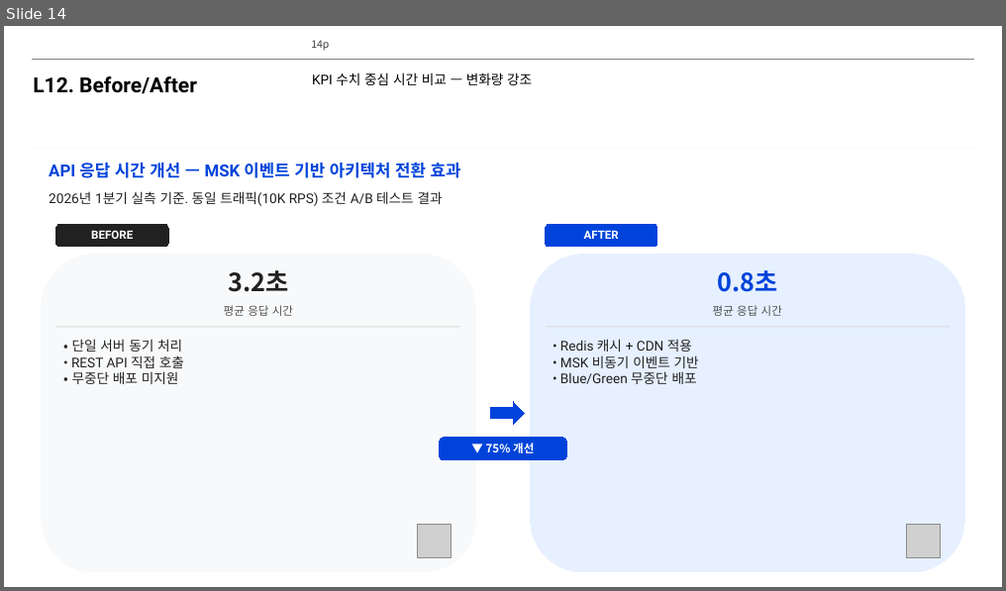
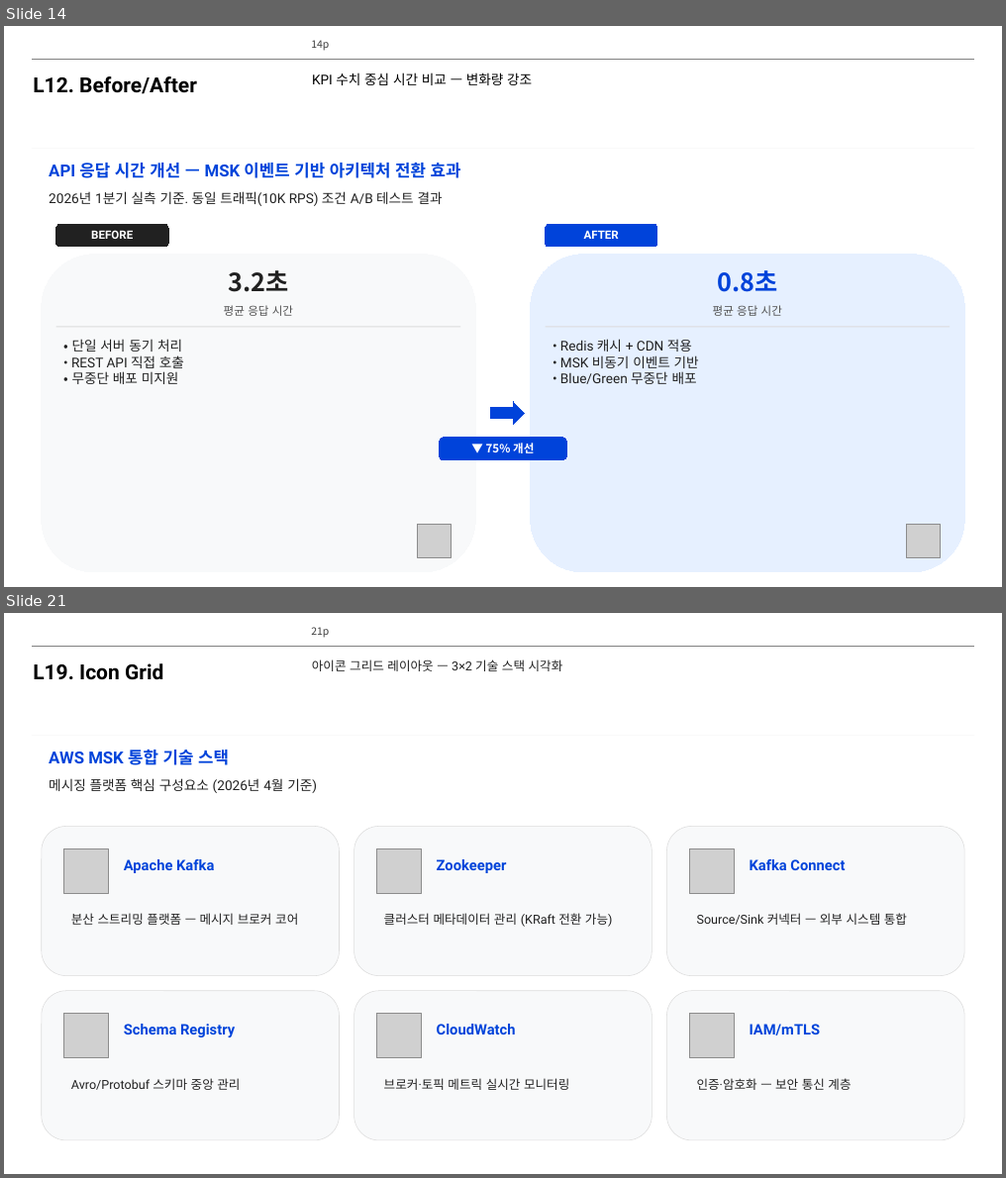
Before and after one commit to lhs6395-hslee/project-steer, a slide deck: results/pptx/AWS_MSK_Expert_Intro.pptx. Shown one above the other, each under a label of ours: slide 14 before the commit, slides 14 and 21 after it; the slides between them are not shown. The pictures are 1006x591 and 1006x1178 pixels, drawn with LibreOffice and Linux fonts; fonts in the diff are those of the drawing; grey boxes stand for pictures; background and template pictures are left out. Boxes give left, top, right and bottom in pixels: in the first picture for what was removed or moved away, otherwise in the second. Text is boxed around its words. In the diff, an @@ line names an element or a change of style, - is before the commit and + after.

```diff
--- a/results/pptx/AWS_MSK_Expert_Intro.pptx
+++ b/results/pptx/AWS_MSK_Expert_Intro.pptx
@@ slide 21 added at [4, 613, 1002, 1174], background #FFFFFF; not listed: 3 template elements that a slide beside it also shows @@
@@ text added at [33, 663, 163, 680], 20 pt, text #000000, bold @@
+L19. Icon Grid
@@ text added at [312, 660, 563, 671], 12 pt, text #212121 @@
+아이콘 그리드 레이아웃 — 3×2 기술 스택 시각화
@@ text added at [49, 750, 229, 765], 16 pt, text #0043DA, bold @@
+AWS MSK 통합 기술 스택
@@ text added at [49, 778, 317, 793], 13 pt, text #212121 @@
+메시징 플랫폼 핵심 구성요소 (2026년 4월 기준)
@@ rounded rectangle added at [42, 827, 340, 976], fill #F8F9FA, outline #DCDCDC 0.5 pt @@
@@ picture added at [63, 849, 109, 894] @@
@@ rounded rectangle added at [354, 827, 652, 976], fill #F8F9FA, outline #DCDCDC 0.5 pt @@
@@ picture added at [377, 849, 422, 894] @@
@@ rounded rectangle added at [667, 827, 965, 976], fill #F8F9FA, outline #DCDCDC 0.5 pt @@
@@ picture added at [690, 849, 735, 894] @@
@@ text added at [124, 860, 214, 873], 14 pt, text #0043DA, bold @@
+Apache Kafka
@@ text added at [437, 860, 507, 873], 14 pt, text #0043DA, bold @@
+Zookeeper
@@ text added at [749, 860, 845, 870], 14 pt, text #0043DA, bold @@
+Kafka Connect
@@ text added at [71, 913, 298, 925], 12 pt, text #212121 @@
+분산 스트리밍 플랫폼 — 메시지 브로커 코어
@@ text added at [384, 913, 613, 927], 12 pt, text #212121 @@
+클러스터 메타데이터 관리 (KRaft 전환 가능)
@@ text added at [697, 913, 907, 925], 12 pt, text #212121 @@
+Source/Sink 커넥터 — 외부 시스템 통합
@@ rounded rectangle added at [42, 991, 340, 1141], fill #F8F9FA, outline #DCDCDC 0.5 pt @@
@@ rounded rectangle added at [354, 991, 652, 1141], fill #F8F9FA, outline #DCDCDC 0.5 pt @@
@@ rounded rectangle added at [667, 991, 965, 1141], fill #F8F9FA, outline #DCDCDC 0.5 pt @@
@@ picture added at [63, 1014, 109, 1059] @@
@@ text added at [124, 1024, 235, 1038], 14 pt, text #0043DA, bold @@
+Schema Registry
@@ picture added at [377, 1014, 422, 1059] @@
@@ text added at [437, 1024, 516, 1035], 14 pt, text #0043DA, bold @@
+CloudWatch
@@ picture added at [690, 1014, 735, 1059] @@
@@ text added at [749, 1024, 821, 1036], 14 pt, text #0043DA, bold @@
+IAM/mTLS
@@ text added at [71, 1078, 240, 1090], 12 pt, text #212121 @@
+Avro/Protobuf 스키마 중앙 관리
@@ text added at [384, 1078, 569, 1090], 12 pt, text #212121 @@
+브로커·토픽 메트릭 실시간 모니터링
@@ text added at [697, 1078, 850, 1090], 12 pt, text #212121 @@
+인증·암호화 — 보안 통신 계층
```
Also in this commit, not shown: 8 slides changed, 7 other slides added, 9 other files.
